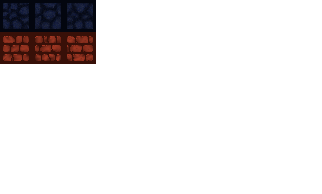
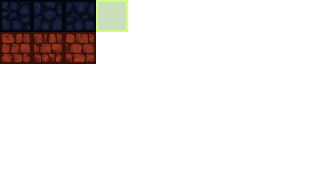
The second w=322, h=194 image is a revision of the first. Changes to its layers:
painted on "Background" over [2, 0, 128, 62]
